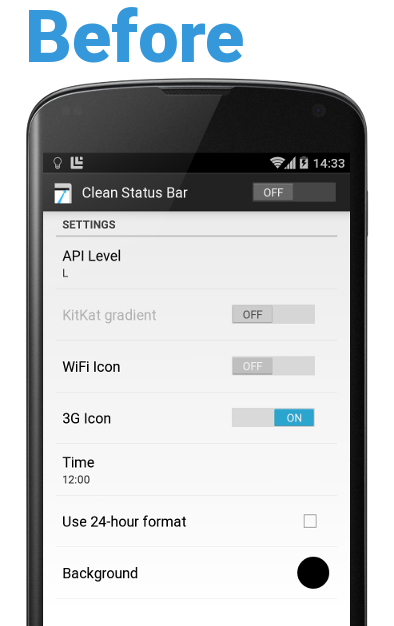
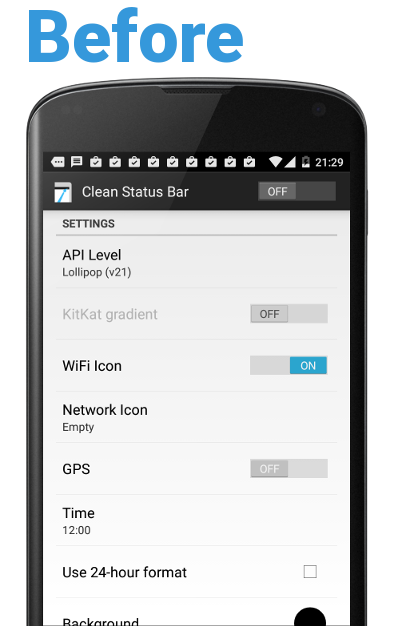
The second 394x626 image is a revision of the first. Changes to its layers:
renamed "Layer #1" to "Pasted Layer", moved it above "Before", painted on it over [26, 77, 369, 626]
